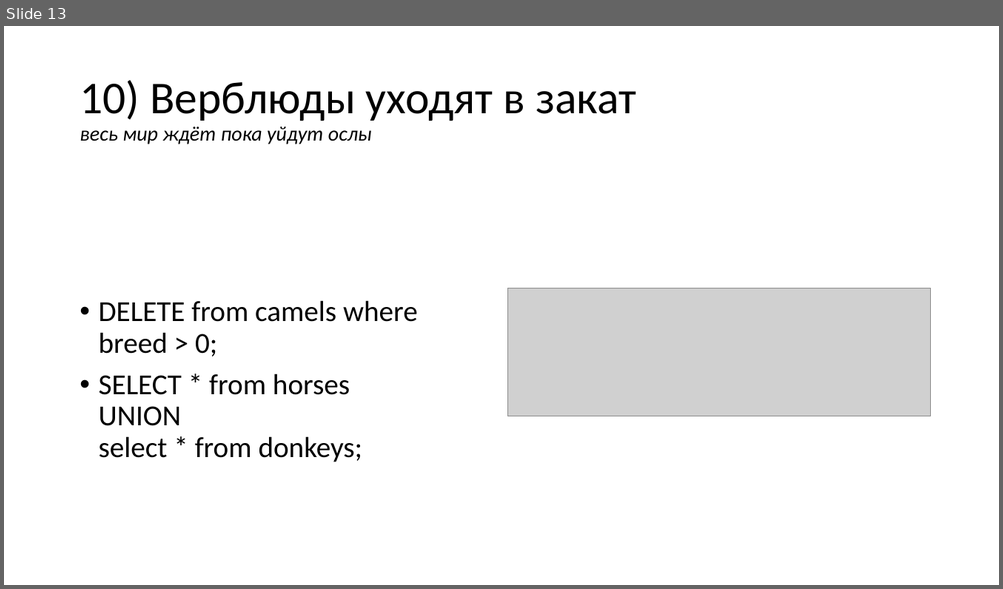
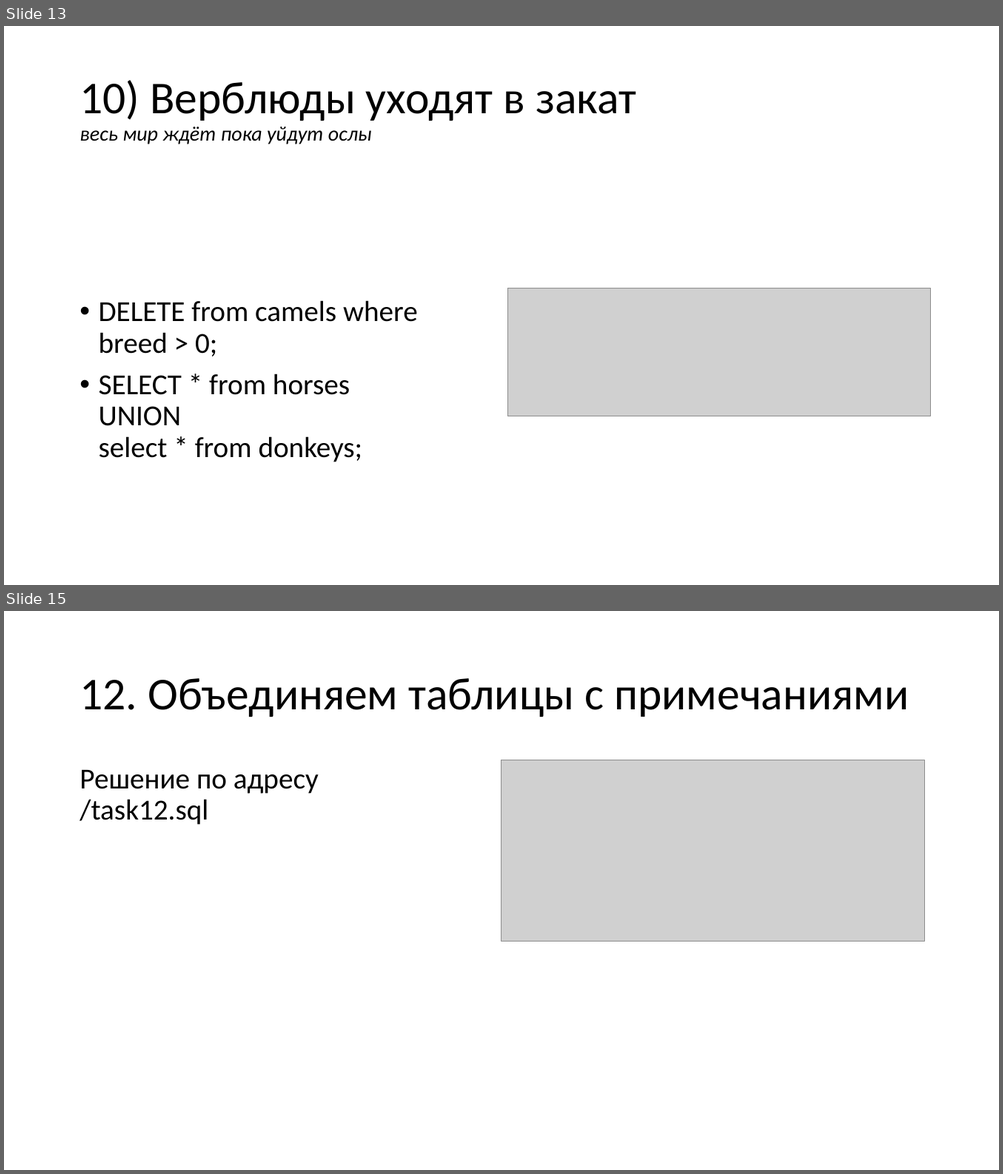
Before and after one commit to am1bestofluck/exam0723, a slide deck: report.pptx. Shown one above the other, each under a label of ours: slide 13 before the commit, slides 13 and 15 after it; the slides between them are not shown. The pictures are 1003x589 and 1003x1174 pixels, drawn with LibreOffice and Linux fonts; fonts in the diff are those of the drawing; grey boxes stand for pictures. Boxes give left, top, right and bottom in pixels: in the first picture for what was removed or moved away, otherwise in the second. Text is boxed around its words. In the diff, an @@ line names an element or a change of style, - is before the commit and + after.

```diff
--- a/report.pptx
+++ b/report.pptx
@@ slide 15 added at bbox=[4, 611, 999, 1170], background #FFFFFF @@
@@ title added at bbox=[79, 678, 908, 717], 44 pt, text #000000 @@
+12. Объединяем таблицы с примечаниями
@@ picture added at bbox=[502, 760, 925, 943] @@
@@ text added at bbox=[79, 770, 318, 825], 28 pt, text #000000 @@
+Решение по адресу
+/task12.sql
```
Also in this commit, not shown: 1 other slide added, 2 other files.
